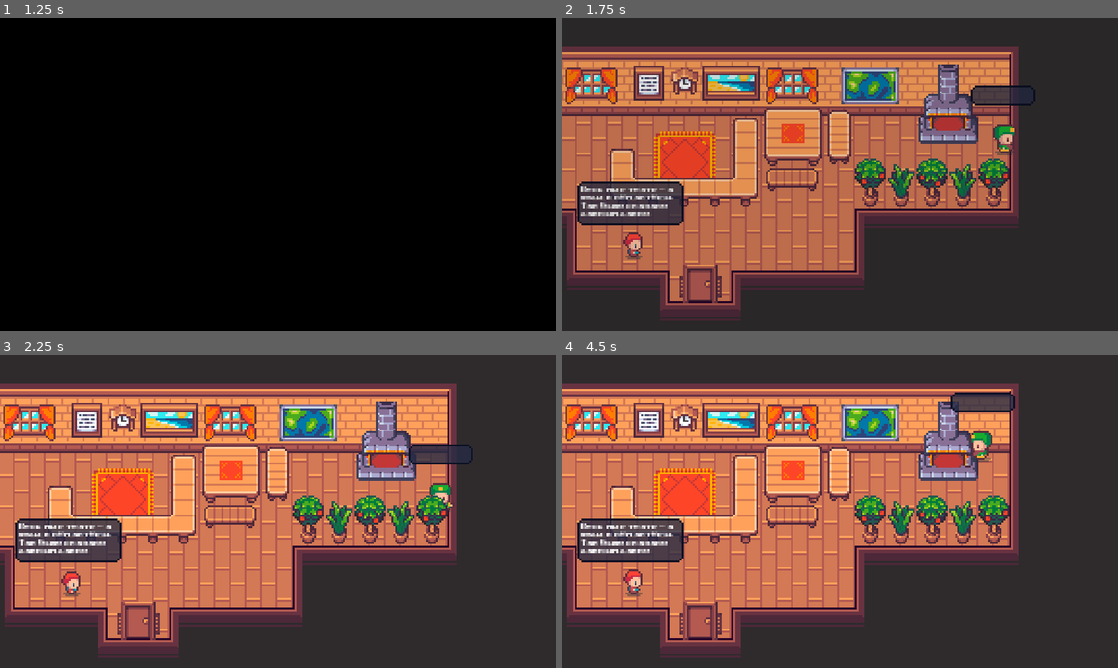
Above: before the commit, frames 1-4 (two rows, left to right).
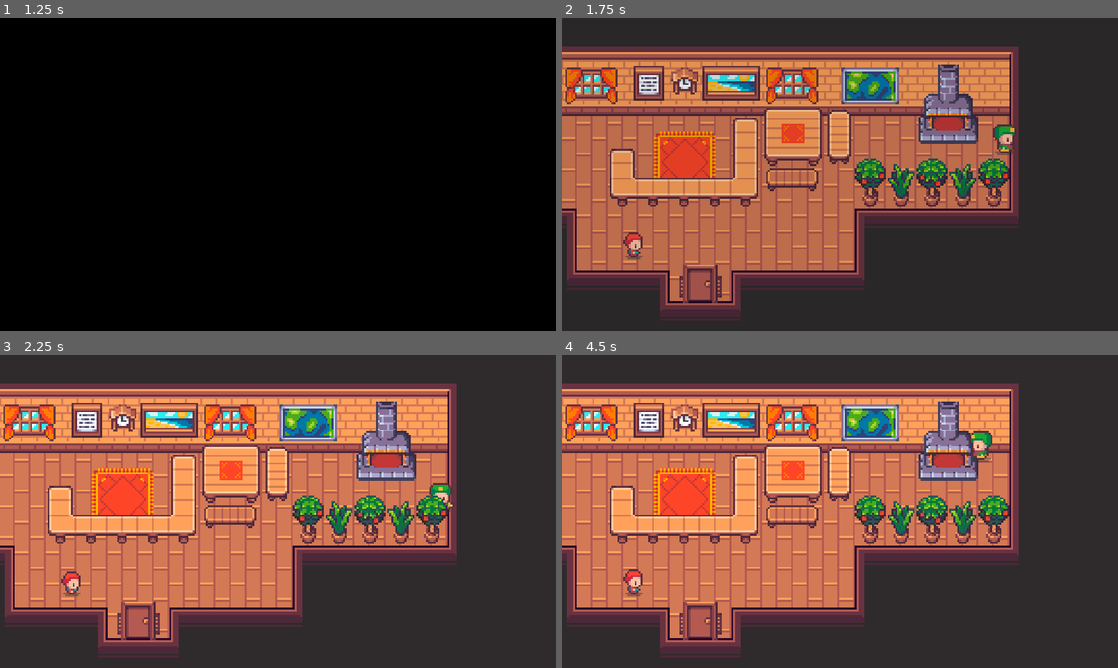
Above: after the commit, the same moments.

Repository: NepiC09/ASPI-PROLOGUE
Game: Godot game, scene res://GUI/Main Menu/Main Menu.tscn
Same seed, same stepped clock (60 frames per second), same inputs: the game is played once before the commit and once after it.
Inputs (mouse positions are in pixels of both pictures, inside the frame that each line leads up to):
- Up to frame 1 (1.25 s): click "NEW GAME" at 0.5 s
- Up to frame 2 (1.75 s): tap Enter (ui_accept) at 1.25, 1.52 s; move the mouse to (962, 158) at 1.27 s; hold Right (ui_right) from 1.28 s (still down); hold 1 (1) from 1.28 s (still down); tap 2 (2) at 1.55 s
- Up to frame 3 (2.25 s): move the mouse to (166, 527) at 2.02 s; release Right (ui_right) at 2.03 s; release 1 (1) at 2.03 s; hold Down (ui_down) from 2.03 s (still down); tap 2 (2) at 2.1 s
- Up to frame 4 (4.5 s): tap Enter (ui_accept) at 2.27, 3.77 s; tap 3 (3) at 2.3 s; move the mouse to (895, 442) at 2.77 s; release Down (ui_down) at 2.78 s; hold Right (ui_right) 2.78-3.53 s; hold 3 (3) 2.78-3.53 s; tap 1 (1) at 3.05, 3.6 s; move the mouse to (812, 574) at 3.52 s; hold Up (ui_up) 3.53-4.28 s; tap 2 (2) at 3.8 s; move the mouse to (1006, 558) at 4.27 s; hold Left (ui_left) from 4.28 s (still down); hold 2 (2) from 4.28 s (still down)

Frame 1 is identical in both runs. In frame 2, 3.2% of the frame differs, in the area x 2-86%, y 21-67%; in frame 3, 3.2%; in frame 4, 3.3%, in the area x 2-82%, y 12-67%.

Commit message:
dialog remake v0.7

Diff:
--- a/Characters/NPC/Aki/Aki.tscn
+++ b/Characters/NPC/Aki/Aki.tscn
@@ -24,3 +24,7 @@
 
 [node name="TextBox" parent="." index="7"]
 position = Vector2( 0, -45 )
+
+[node name="Text" parent="TextBox/BackPanel" index="0"]
+bbcode_text = ""
+text = ""
--- a/Characters/NPC/NPC.gd
+++ b/Characters/NPC/NPC.gd
@@ -38,8 +38,7 @@
 		interactiv.visible = false
 
 func _ready():
-	interactiv.visible = false
-	textBox.set_text("Весь мир театр - а люди в нём актёры.\nТак было сказано давным давно")
+	textBox._text = "[wave amp=30 freq=10]ДДДДД[/wave]"
 
 func _physics_process(_delta):
 	match state:
--- a/Characters/NPC/NPC.tscn
+++ b/Characters/NPC/NPC.tscn
@@ -1,8 +1,9 @@
-[gd_scene load_steps=30 format=2]
+[gd_scene load_steps=31 format=2]
 
 [ext_resource path="res://Characters/NPC/PNG/Barmaid.png" type="Texture" id=1]
 [ext_resource path="res://Characters/NPC/NPC.gd" type="Script" id=2]
 [ext_resource path="res://GUI/Theme/png/DialogBackPanel.tres" type="StyleBox" id=3]
+[ext_resource path="res://GUI/Fonts/DefaultFont_size14.tres" type="DynamicFont" id=4]
 [ext_resource path="res://Characters/NPC/TextBox.gd" type="Script" id=5]
 
 [sub_resource type="CapsuleShape2D" id=1]
@@ -271,6 +272,7 @@
 shape = SubResource( 25 )
 
 [node name="Interactiv" type="Panel" parent="."]
+visible = false
 self_modulate = Color( 0.14902, 0.168627, 0.266667, 1 )
 margin_left = -20.0
 margin_top = -101.0
@@ -290,37 +292,32 @@
 text = "E"
 
 [node name="TextBox" type="Node2D" parent="."]
+visible = false
 position = Vector2( 0, -60 )
 z_index = 1
 script = ExtResource( 5 )
 
-[node name="BackPanel" type="Panel" parent="TextBox"]
-modulate = Color( 0.14902, 0.168627, 0.266667, 1 )
+[node name="BackPanel" type="PanelContainer" parent="TextBox"]
+self_modulate = Color( 0.14902, 0.168627, 0.266667, 1 )
+show_behind_parent = true
 anchor_left = 0.5
 anchor_top = 1.0
 anchor_right = 0.5
 anchor_bottom = 1.0
-margin_left = -44.0
+margin_left = -50.0
 margin_top = -39.0
-margin_right = 44.0
-margin_bottom = -7.0
+margin_right = 50.0
+margin_bottom = -8.0
 custom_styles/panel = ExtResource( 3 )
 
-[node name="TextControl" type="Control" parent="TextBox"]
-anchor_right = 1.0
-anchor_bottom = 1.0
-margin_left = -36.0
-margin_top = -33.0
-margin_right = 36.0
-margin_bottom = -6.0
-
-[node name="Text" type="RichTextLabel" parent="TextBox/TextControl"]
-anchor_right = 1.0
-anchor_bottom = 1.0
-margin_left = -3.0
-margin_right = -29.0
-margin_bottom = -16.0
-rect_scale = Vector2( 1.7, 1.7 )
+[node name="Text" type="RichTextLabel" parent="TextBox/BackPanel"]
+margin_left = 6.0
+margin_top = 6.0
+margin_right = 94.0
+margin_bottom = 25.0
+size_flags_horizontal = 3
+size_flags_vertical = 0
+custom_fonts/normal_font = ExtResource( 4 )
 bbcode_enabled = true
 bbcode_text = "Привет"
 text = "Привет"
@@ -334,3 +331,4 @@
 
 [connection signal="body_entered" from="Area2D" to="." method="_on_Area2D_body_entered"]
 [connection signal="body_exited" from="Area2D" to="." method="_on_Area2D_body_exited"]
+[connection signal="resized" from="TextBox/BackPanel/Text" to="TextBox" method="_on_Text_resized"]
--- a/Characters/NPC/TextBox.gd
+++ b/Characters/NPC/TextBox.gd
@@ -1,14 +1,13 @@
 extends Node2D
 
-onready var Text = $TextControl/Text
 onready var backPanel = $BackPanel
-onready var textControl = $TextControl
+onready var Text = $BackPanel/Text
 onready var timer = $Timer
 
 
 var _text = "" setget set_text
 var textSpeed :float = 20
-var width = 7
+var width = 15
 var finished = false
 
 func _unhandled_input(_event):
@@ -20,7 +19,7 @@
 	#настройка размеров и положения
 	_text = value
 	Text.bbcode_text =_text
-	set_x_size(len(_text))
+	set_x_size(len(Text.text))
 
 	finished = false
 	Text.visible_characters = 0
@@ -31,20 +30,20 @@
 
 		timer.start()
 		yield(timer, "timeout")
-		var lines = ceil((Text.rect_size.y) / 11)
-		set_y_size(lines - 1)
+#		set_x_size(Text.visible_characters)
 	finished = true
 
 
 func set_x_size(value: int):
-	var count = min(value, 17) - 6
-	backPanel.rect_size.x = 88 + count * width
-	backPanel.rect_position.x = -(backPanel.rect_size.x - 88)/2 - 44
-	textControl.rect_size.x = 72 + count * width
-	textControl.rect_position.x = -(textControl.rect_size.x - 72)/2 -36
-	Text.rect_size.x = textControl.rect_size.x / 1.7
+	var count = min(value, 17) - 1
+	backPanel.rect_size.x = 30 + count * width
+	backPanel.rect_position.x = -(backPanel.rect_size.x - 30)/2 - 15
 
 func set_y_size(value: int):
-	backPanel.rect_size.y = 38 + value*15
-	backPanel.rect_position.y = -39 - value*15
-	textControl.rect_position.y = -33 - value*15
+	backPanel.rect_size.y = 31 + value*15
+	backPanel.rect_position.y = -39 - (backPanel.rect_size.y - 31)
+
+
+func _on_Text_resized():
+	var lines = ceil((Text.rect_size.y) / 19)
+	set_y_size(lines - 1)
--- a/Characters/Player/Player.tscn
+++ b/Characters/Player/Player.tscn
@@ -263,6 +263,7 @@
 parameters/Run/blend_position = Vector2( 0, 0 )
 
 [node name="TextBox" type="Node2D" parent="."]
+visible = false
 position = Vector2( 0, -58 )
 script = ExtResource( 7 )
 
--- a/Characters/Player/TextBox.gd
+++ b/Characters/Player/TextBox.gd
@@ -19,7 +19,7 @@
 var currentSpeach = 1 setget set_currentSpeach
 var numberOfAnswers = 1 setget set_numberOfAnswers
 
-var width = 7
+var width = 15
 
 var _speach1 = "" setget set_speach1
 var _speach2 = "" setget set_speach2
@@ -37,6 +37,7 @@
 	_speach1 = value
 	speach1Text.bbcode_text = _speach1
 	set_numberOfAnswers(1)
+	set_x_size(len(speach1Text.text))
 
 func set_speach2(value):
 	_speach2 = value
@@ -54,19 +55,19 @@
 			select1Sprite.visible = true
 			select2Sprite.visible = false
 			select3Sprite.visible = false
-			set_x_size(len(_speach1))
+			set_x_size(len(speach1Text.text))
 		2:
 			speach1Text.bbcode_text = _speach2
 			select1Sprite.visible = false
 			select2Sprite.visible = true
 			select3Sprite.visible = false
-			set_x_size(len(_speach2))
+			set_x_size(len(speach1Text.text))
 		3:
 			speach1Text.bbcode_text = _speach3
 			select1Sprite.visible = false
 			select2Sprite.visible = false
 			select3Sprite.visible = true
-			set_x_size(len(_speach3))
+			set_x_size(len(speach1Text.text))
 
 func set_numberOfAnswers(value: int):
 	numberOfAnswers = value
@@ -82,9 +83,9 @@
 		select3.visible = true
 
 func set_x_size(value):
-	var count = clamp(value, 6, 17) - 6
-	backPanel.rect_size.x = 100 + count * width
-	backPanel.rect_position.x = -(backPanel.rect_size.x - 100)/2 - 50
+	var count = min(value, 17) - 1
+	backPanel.rect_size.x = 30 + count * width
+	backPanel.rect_position.x = -(backPanel.rect_size.x - 30)/2 - 15
 
 
 func set_y_size(value):
@@ -102,4 +103,4 @@
 
 func _on_Speach1_resized():
 	var lines = ceil(speach1Text.rect_size.y/19)
-	set_y_size( lines - 1)
+	set_y_size(lines - 1)
